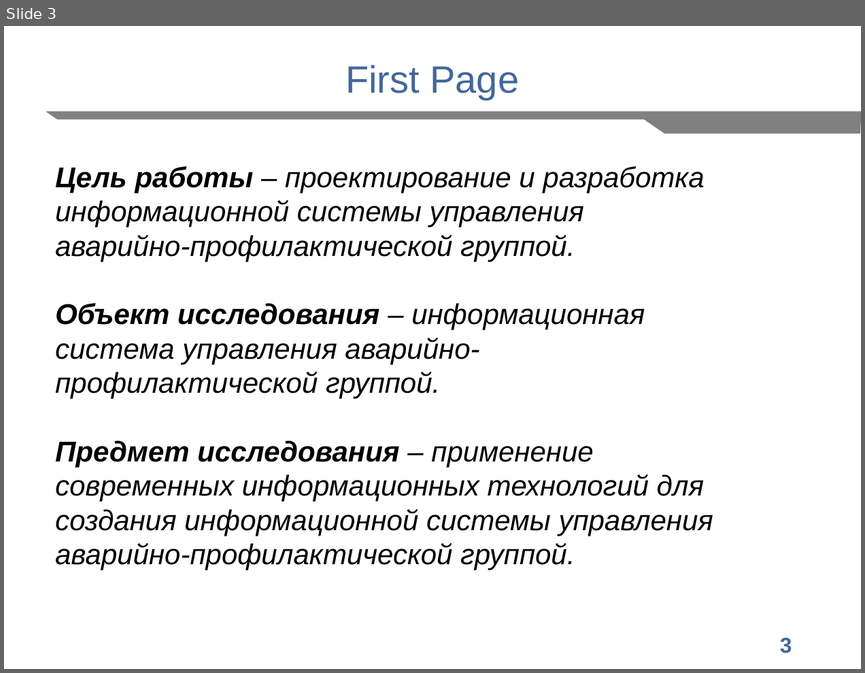
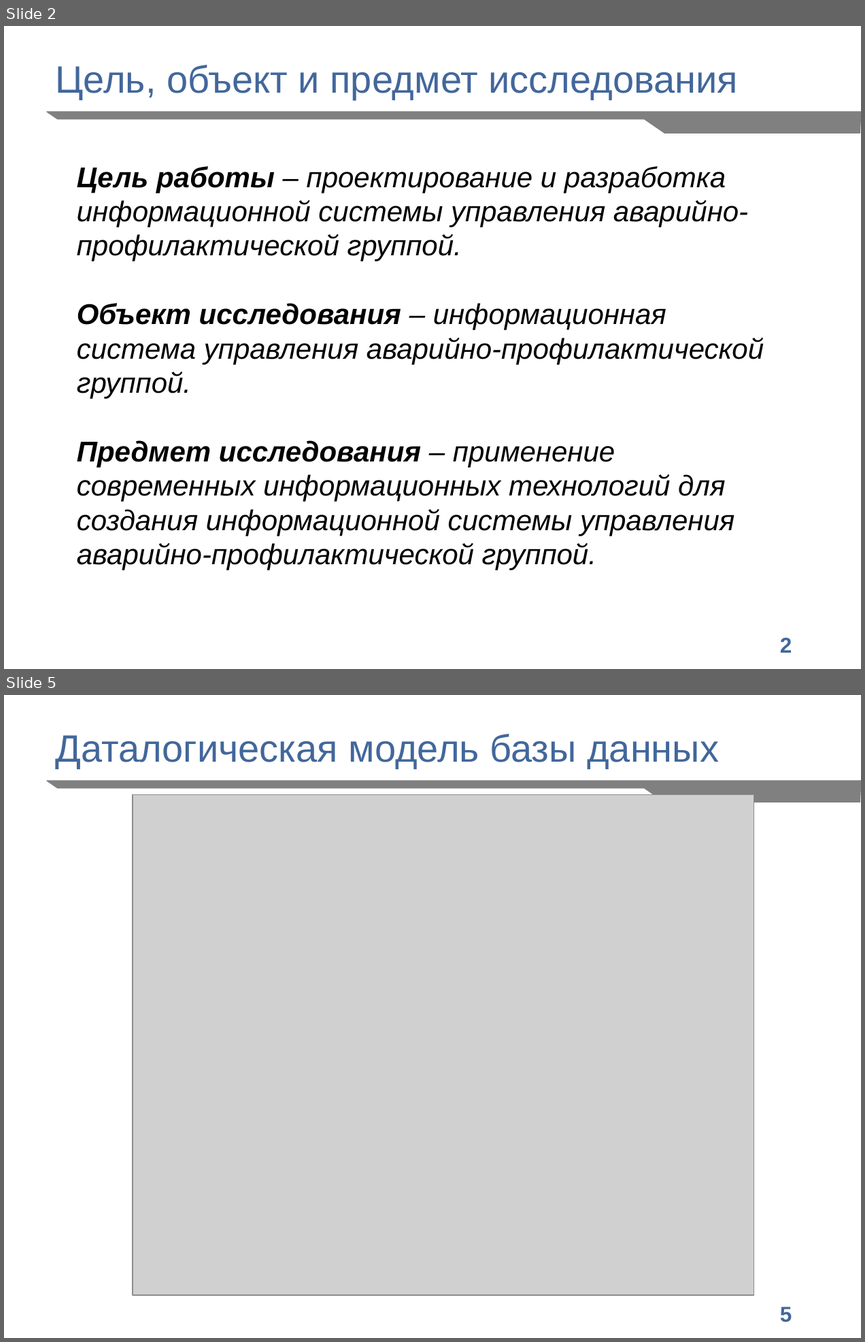
Before and after one commit to Dzmitry2020/workbook, a slide deck: docs/myPresentation.pptx. Shown one above the other, each under a label of ours: slide 3 before the commit, slides 2 and 5 after it; the slides between them are not shown. The pictures are 865x673 and 865x1342 pixels, drawn with LibreOffice and Linux fonts; fonts in the diff are those of the drawing; grey boxes stand for pictures; background and template pictures are left out. Boxes give left, top, right and bottom in pixels: in the first picture for what was removed or moved away, otherwise in the second. Text is boxed around its words. In the diff, an @@ line names an element or a change of style, - is before the commit and + after.

```diff
--- a/docs/myPresentation.pptx
+++ b/docs/myPresentation.pptx
@@ slide 5 added at <box>4,695,861,1338</box>, background #FFFFFF; not listed: 2 template elements that a slide beside it also shows @@
@@ text added at <box>55,734,719,769</box>, 32 pt, text #42679B @@
+Даталогическая модель базы данных
@@ picture added at <box>133,794,753,1295</box> @@
@@ what was slide 3 is now slide 2 @@
@@ slide 2 changed as well @@
@@ text at <box>55,65,738,100</box>: text changed @@
-First Page
+Цель, объект и предмет исследования
@@ text "Цель работы – проектирование и ..." rewrapped from <box>55,166,713,570</box> to <box>77,166,764,570</box> @@
@@ page number at <box>780,637,792,652</box>: text changed @@
-3
+2
```
Also in this commit, not shown: 1 other slide changed, 6 other slides added, 1 slide removed, 5 other files.
